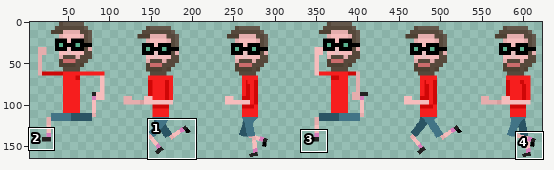
Edited in one commit: sprite sheet (frontend/src/game/assets/sprites/characters/martin/martin_run_left.png). Above, an overview of the earlier version with the close-up marked.
Close-up. Old version:
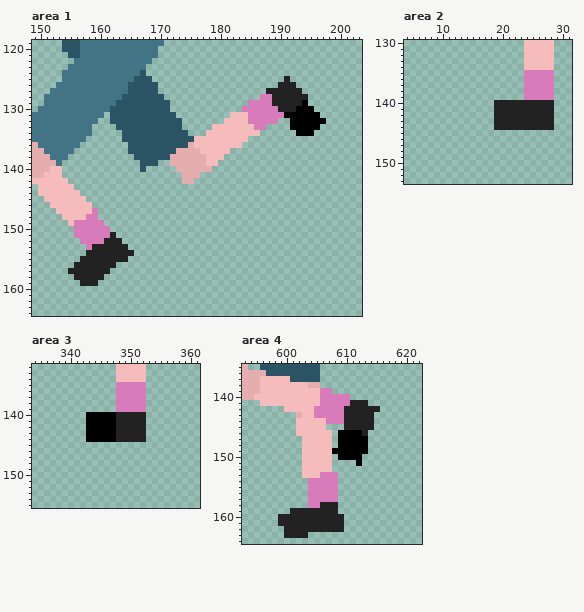
The file is 510x165 pixels. Shown: area 1: x 149..203, y 119..164; area 2: x 4..31, y 130..153; area 3: x 334..361, y 132..155; area 4: x 593..622, y 135..164. The old version is drawn lined up with the new one. The wide view leaves out empty margins. The commit also changed other parts of the picture, which this record leaves out.
And afterwards:
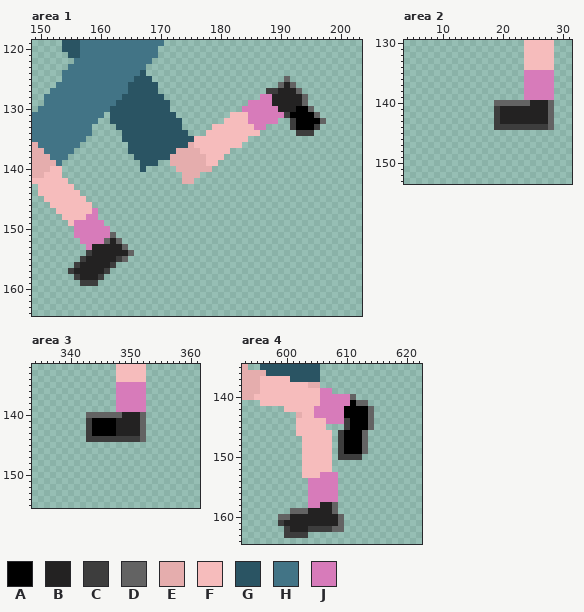
Palette (. is transparent): A #000000  B #232222  C #3d3d3d  D #636363  E #e5adad  F #f6bcbc  G #2a5463  H #427486  J #d77bba
Changes in this commit:
canvas 510x165 -> 648x165; drawings rearranged on the sheet (the old picture shows each at its new place)
Area 1:
y 125: x 191 B -> D
y 126: x 190 B -> D; x 192 B -> D
y 127: x 188..189 BB -> CC; x 193 B -> D
y 128: x 194 B -> D
y 129: x 194 A -> D
y 130: x 195 A -> D
y 131: x 191 A -> C; x 196 A -> D
y 132: x 192 A -> C; x 197 A -> D
y 133: x 192 A -> C; x 196 A -> C
y 134: x 193..195 AAA -> CCC
y 151: x 162 B -> D
y 152: x 161 B -> D; x 163 B -> D
y 153: x 164 B -> D
y 154: x 158 B -> C; x 165 B -> D
y 155: x 157 B -> C; x 163..164 BB -> CD
y 156: x 156 B -> C; x 162 B -> C
y 157: x 155 B -> C; x 161 B -> C
y 158: x 156 B -> C; x 160 B -> C
y 159: x 157..159 BBB -> CCC
Area 2:
y 140: x 19..24 BBBBBB -> DDDDDD; x 28 B -> D
y 141..143: x 19 B -> C; x 28 B -> D
y 144: x 19..28 BBBBBBBBBB -> CCCCCCCCCD
Area 3:
y 140: x 343..348 AAAAAB -> DDDDDD; x 352 B -> D
y 141..143: x 343 A -> C; x 352 B -> D
y 144: x 343..352 AAAAABBBBB -> CCCCCCCCCD
Area 4:
y 140: x 611 . -> D
y 141: x 611..613 BBB -> ADD
y 142: x 610..615 BBBBBB -> AAAAD.
y 143: x 610..614 BBBBB -> AAAAD
y 144..145: x 610..614 BBBBB -> CAAAD
y 146: x 609 A -> C; x 613 B -> D
y 147..148: x 609 A -> C; x 613 A -> D
y 149: x 608..609 AA -> .C; x 613 A -> D
y 150: x 609..612 AAAA -> CCCC
y 151: x 612 A -> .
y 158: x 608 B -> D
y 159: x 601..603 BBB -> DDD; x 608 B -> D
y 160: x 599..600 BB -> DD; x 609 B -> D
y 161: x 599 B -> C; x 609 B -> D
y 162: x 600 B -> C; x 604..609 BBBBBB -> CCCCDD
y 163: x 600..603 BBBB -> CCCC
